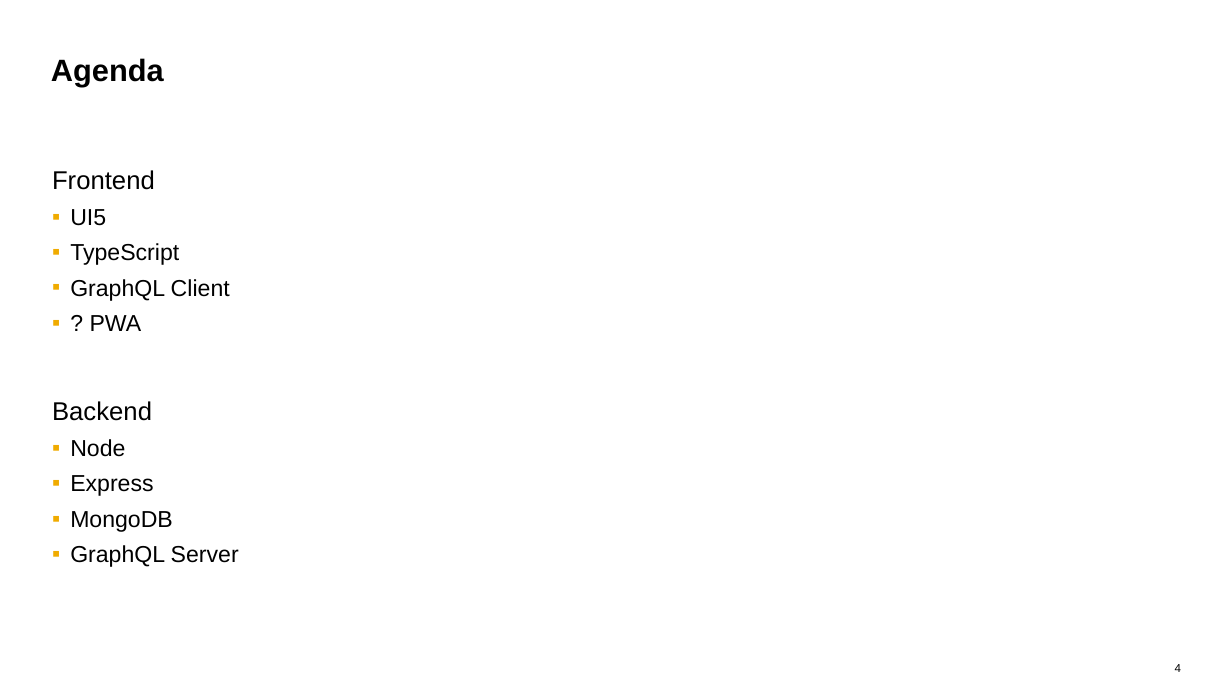
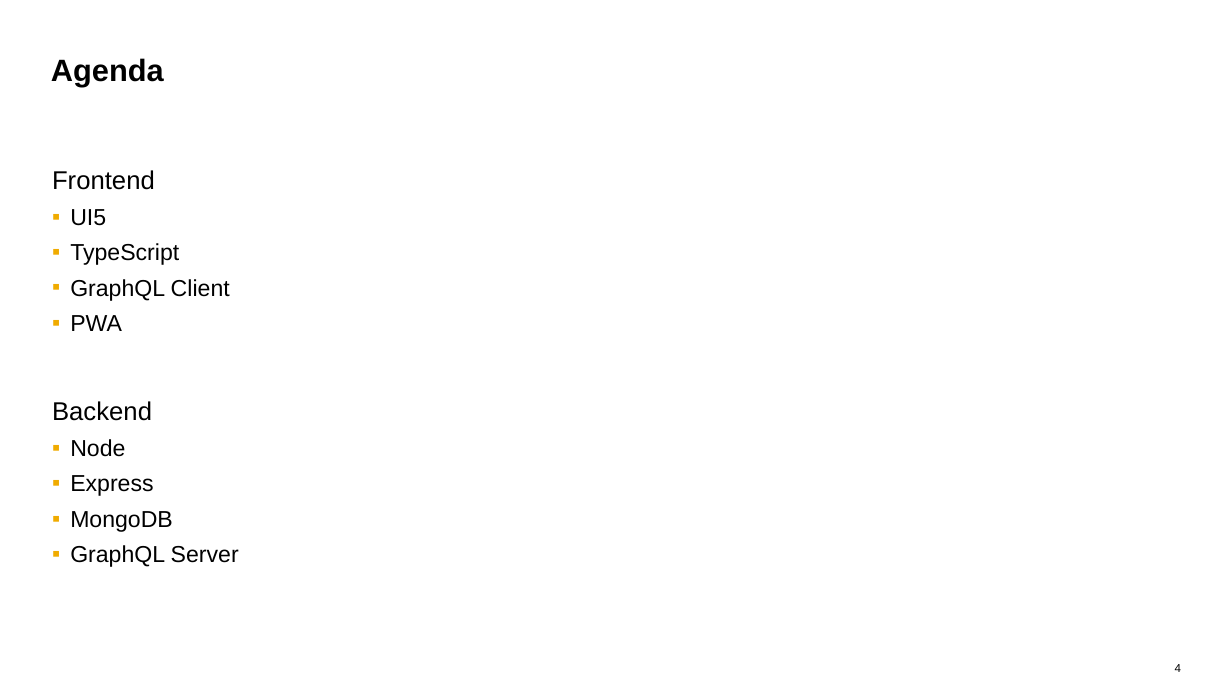
Before and after one commit to d3xter666/ui5con-2019-mean-stack-with-ui5, a slide deck: slide 4 of ui5con2019-mean-stack-ui5.pptx. Drawn at 1232x693 pixels with LibreOffice and Linux fonts; fonts in the diff are those of the drawing. Boxes give left, top, right and bottom in pixels: in the first picture for what was removed or moved away, otherwise in the second. Text is boxed around its words. In the diff, an @@ line names an element or a change of style, - is before the commit and + after.

```diff
--- a/ui5con2019-mean-stack-ui5.pptx
+++ b/ui5con2019-mean-stack-ui5.pptx
@@ text at [70,315,122,331]: text changed @@
-  ▪ ? PWA
+  ▪ PWA
```
Also in this commit, not shown: 3 other files.
